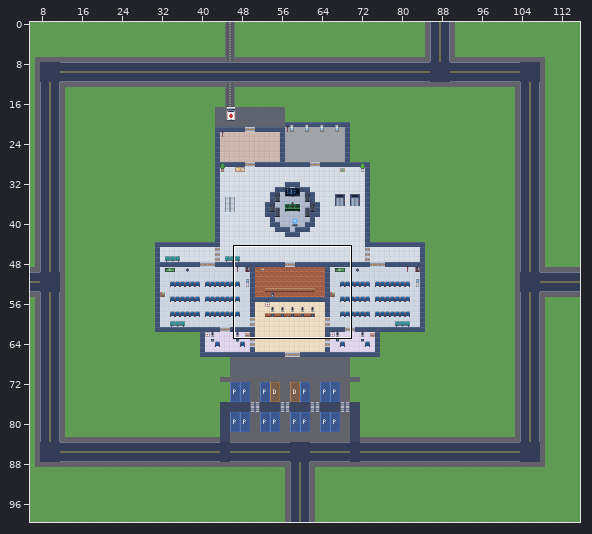
Two versions of a level (Tiled map (JSON), hospital2d/maps/floor0.tmj). The first picture is a wide view before the edit; the outline marks the close-up.
Close-up. First the earlier version:
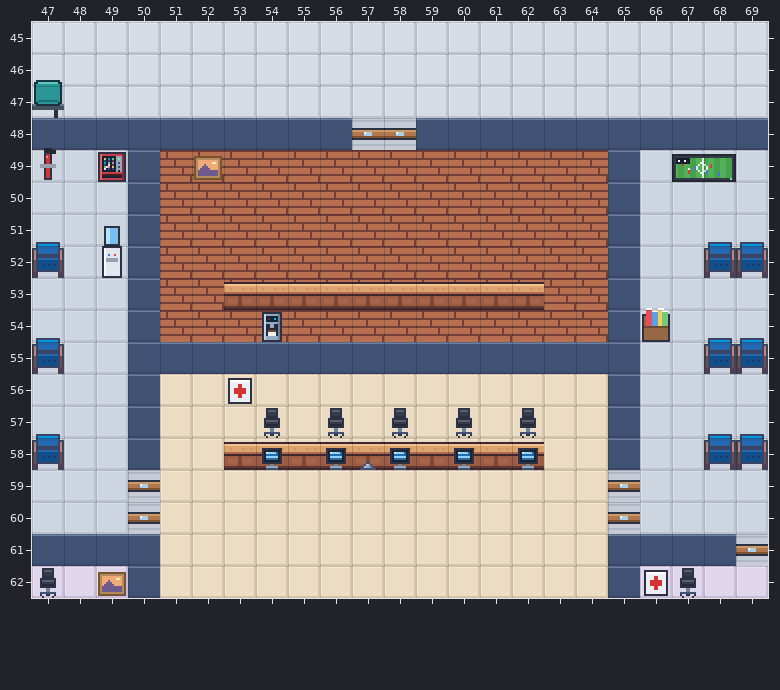
Cells are 16x16 px. Shown: x 47..69, y 45..62.
After the commit:
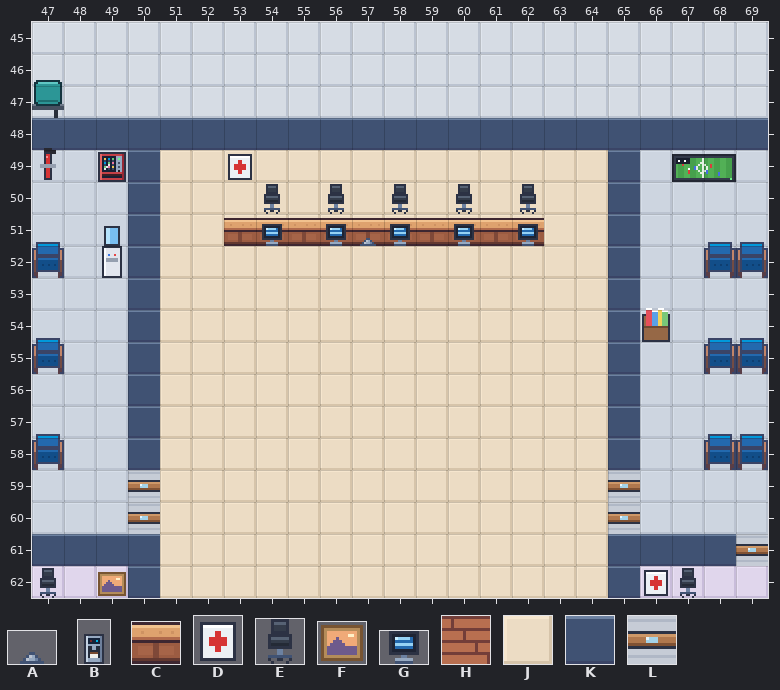
Key: from "hospital": A 6 "bell", B 24 "coffee", C 28 "counter_m", D 39 "first_aid", E 52 "office_chair", F 55 "painting_1", G 56 "pc", H 88 "floor_bar", J 95 "floor_reception", K 102 "wall", L 103 "door".
_ is an empty cell, . an unchanged one.
Objects are placed by their top-left corner, in cells (3,4 is the top-left corner of cell 3,4); size is 1x1 cell unless given.
Changes in this commit:
--- layer "ground"
@@ x 51..64 @@
-48 ......LL......
-49 HHHHHHHHHHHHHH
-50 HHHHHHHHHHHHHH
-51 HHHHHHHHHHHHHH
-52 HHHHHHHHHHHHHH
-53 HHHHHHHHHHHHHH
-54 HHHHHHHHHHHHHH
-55 KKKKKKKKKKKKKK
+48 ......KK......
+49 JJJJJJJJJJJJJJ
+50 JJJJJJJJJJJJJJ
+51 JJJJJJJJJJJJJJ
+52 JJJJJJJJJJJJJJ
+53 JJJJJJJJJJJJJJ
+54 JJJJJJJJJJJJJJ
+55 JJJJJJJJJJJJJJ
--- layer "furniture"
-C "counter_m" at 53,53.1 size 1x0.9
+C "counter_m" at 55,51.1 size 1x0.9
-C "counter_m" at 54,53.1 size 1x0.9
+C "counter_m" at 56,51.1 size 1x0.9
-C "counter_m" at 55,53.1 size 1x0.9
+C "counter_m" at 57,51.1 size 1x0.9
-C "counter_m" at 56,53.1 size 1x0.9
+C "counter_m" at 58,51.1 size 1x0.9
-C "counter_m" at 57,53.1 size 1x0.9
+C "counter_m" at 59,51.1 size 1x0.9
-C "counter_m" at 58,53.1 size 1x0.9
+C "counter_m" at 60,51.1 size 1x0.9
-C "counter_m" at 59,53.1 size 1x0.9
+C "counter_m" at 61,51.1 size 1x0.9
-C "counter_m" at 60,53.1 size 1x0.9
+C "counter_m" at 62,51.1 size 1x0.9
+D "first_aid" at 53,49
+E "office_chair" at 54,50.1 size 1x0.9
+E "office_chair" at 56,50.1 size 1x0.9
+E "office_chair" at 58,50.1 size 1x0.9
+E "office_chair" at 60,50.1 size 1x0.9
+E "office_chair" at 62,50.1 size 1x0.9
+C "counter_m" at 53,51.1 size 1x0.9
+C "counter_m" at 54,51.1 size 1x0.9
+G "pc" at 54,51.3 size 1x0.7
+G "pc" at 56,51.3 size 1x0.7
+G "pc" at 58,51.3 size 1x0.7
+G "pc" at 60,51.3 size 1x0.7
+G "pc" at 62,51.3 size 1x0.7
+A "bell" at 57,51.3 size 1x0.7
-F "painting_1" at 52,49.1 size 1x0.9
-C "counter_m" at 61,53.1 size 1x0.9
-C "counter_m" at 62,53.1 size 1x0.9
-B "coffee" at 54,53.6 size 1x1.4
-D "first_aid" at 53,56
-E "office_chair" at 54,57.1 size 1x0.9
-E "office_chair" at 56,57.1 size 1x0.9
-E "office_chair" at 58,57.1 size 1x0.9
-E "office_chair" at 60,57.1 size 1x0.9
-E "office_chair" at 62,57.1 size 1x0.9
-C "counter_m" at 53,58.1 size 1x0.9
-C "counter_m" at 54,58.1 size 1x0.9
-C "counter_m" at 55,58.1 size 1x0.9
-C "counter_m" at 56,58.1 size 1x0.9
-C "counter_m" at 57,58.1 size 1x0.9
-C "counter_m" at 58,58.1 size 1x0.9
-C "counter_m" at 59,58.1 size 1x0.9
-C "counter_m" at 60,58.1 size 1x0.9
-C "counter_m" at 61,58.1 size 1x0.9
-C "counter_m" at 62,58.1 size 1x0.9
-G "pc" at 54,58.3 size 1x0.7
-G "pc" at 56,58.3 size 1x0.7
-G "pc" at 58,58.3 size 1x0.7
-G "pc" at 60,58.3 size 1x0.7
-G "pc" at 62,58.3 size 1x0.7
-A "bell" at 57,58.3 size 1x0.7
Boxes around the changes in both close-ups, in picture pixels (x1, y1, x2, y2):
changed: (160, 118, 608, 404)
removed: (264, 408, 280, 438)
removed: (328, 408, 344, 438)
removed: (392, 408, 408, 438)
removed: (456, 408, 472, 438)
removed: (520, 408, 536, 438)
removed: (224, 442, 544, 470)
